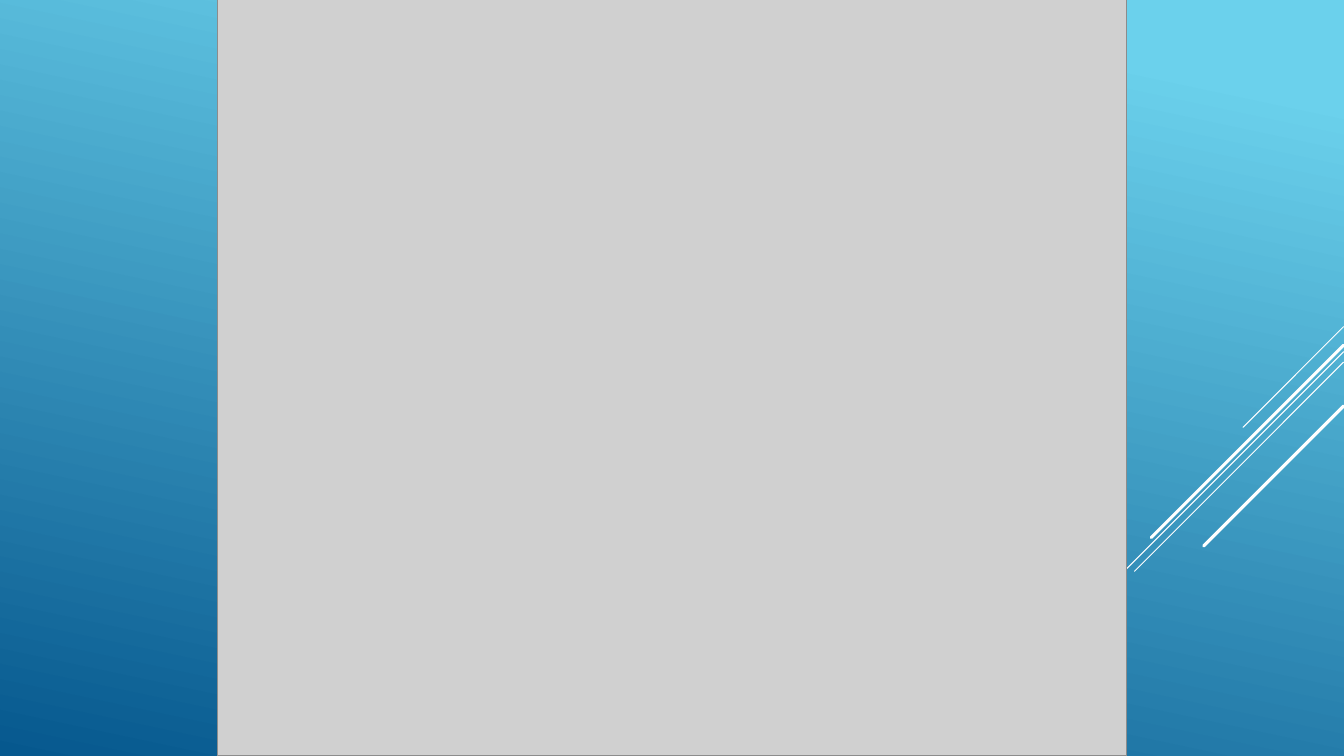
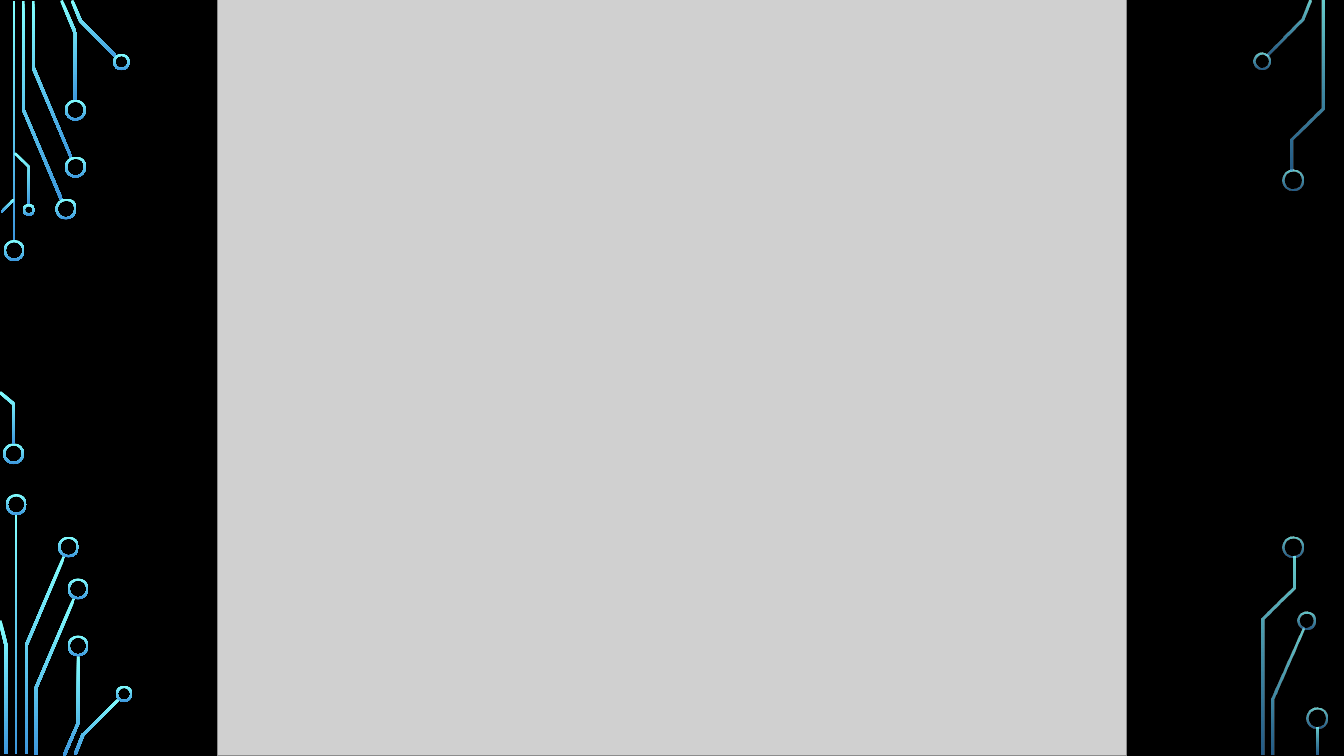
Before and after one commit to dvanherten/talk-swagger-lightning, a slide deck: slide 3 of Slides/Dev Tools with Swagger.pptx. Drawn at 1344x756 pixels with LibreOffice and Linux fonts; fonts in the diff are those of the drawing; grey boxes stand for pictures; background and template pictures are left out. Boxes give left, top, right and bottom in pixels: in the first picture for what was removed or moved away, otherwise in the second. Text is boxed around its words. In the diff, an @@ line names an element or a change of style, - is before the commit and + after.

```diff
--- a/Slides/Dev Tools with Swagger.pptx
+++ b/Slides/Dev Tools with Swagger.pptx
@@ background gradient #6ED2EB to #06588E to picture (left out) @@
@@ group removed at (x1=1015, y1=327, x2=1344, y2=681): 5 lines @@
@@ group added at (x1=0, y1=0, x2=1328, y2=756): 33 freeform shapes, 3 rectangles @@
```
Also in this commit, not shown: 2 other slides changed, 2 slides added.
